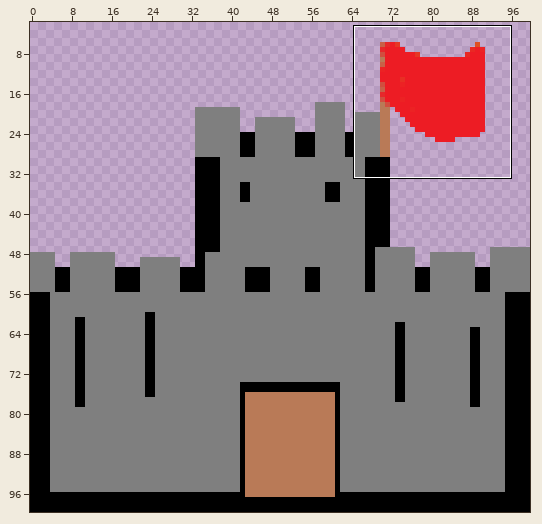
A sprite sheet gets an edit: src/Drawables/castle.png. Above, an overview of the earlier version with the close-up marked.
Close-up. The starting point:
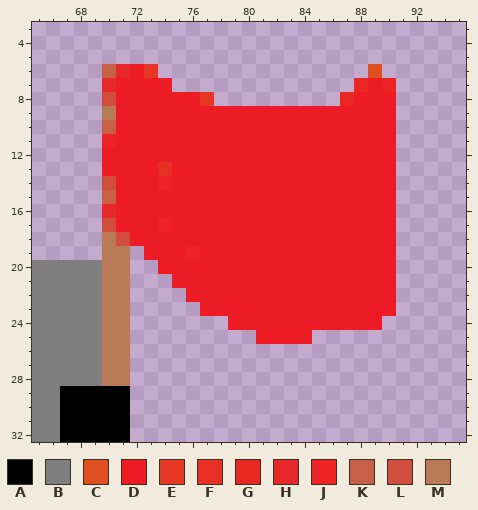
The file is 100x100 pixels. Colours within 5 levels of each other are drawn and written as one. Shown: x 65..95, y 3..32. The wide view leaves out empty margins.
Palette (. is transparent): A #000000  B #7f7f7f  C #df4f22  D #ed1c24  E #e63624  F #e82f24  G #e92824  H #e6282b  J #ec2224  K #c86048  L #d14e3f  M #b97a57
Pixels before, first column x 65:
 6 .....KHDE...............C.
 7 .....HDDDD.............GDJ
 8 .....LDDDDDDE.........GDDD
 9 .....MDDDDDDDDDDDDDDDDDDDD
10 .....KDDDDDDDDDDDDDDDDDDDD
11 .....JDDDDDDDDDDDDDDDDDDDD
12 .....DDDDDDDDDDDDDDDDDDDDD
13 .....DDDDFDDDDDDDDDDDDDDDD
14 .....LDDDJDDDDDDDDDDDDDDDD
15 .....KDDDDDDDDDDDDDDDDDDDD
16 .....HDDDDDDDDDDDDDDDDDDDD
17 .....LDDDJDDDDDDDDDDDDDDDD
18 .....MLDDDDDDDDDDDDDDDDDDD
19 .....MM.DDDJDDDDDDDDDDDDDD
20 BBBBBMM..DDDDDDDDDDDDDDDDD
21 BBBBBMM...DDDDDDDDDDDDDDDD
22 BBBBBMM....DDDDDDDDDDDDDDD
23 BBBBBMM.....DDDDDDDDDDDDDD
24 BBBBBMM.......DDDDDDDDDDD.
25 BBBBBMM.........DDDD......
26 BBBBBMM...................
27 BBBBBMM...................
28 BBBBBMM...................
29 BBAAAAA...................
30 BBAAAAA...................
31 BBAAAAA...................
32 BBAAAAA...................
After the commit:
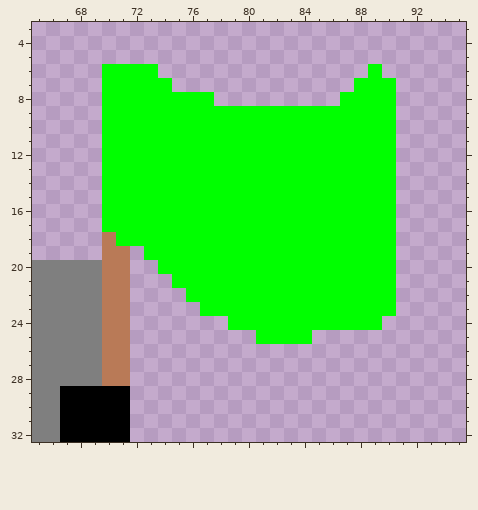
What changed:
colour D: #ed1c24 -> #00ff00
Changed rows in their new state; - is a pixel that keeps its letter.
first column x 70:
 6 DD-D---------------D-
 7 D-----------------D-D
 8 D------D---------D---
 9 D--------------------
10 D--------------------
11 D--------------------
13 ----D----------------
14 D---D----------------
15 D--------------------
16 D--------------------
17 D---D----------------
18 -D-------------------
19 ------D--------------
